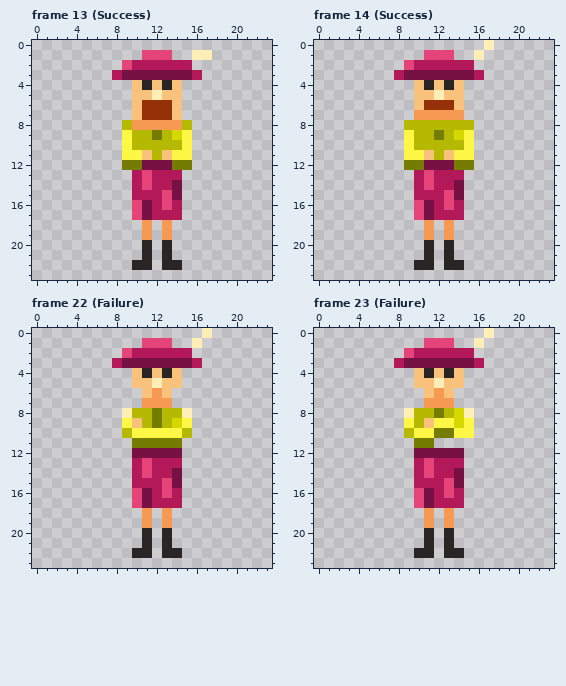
Two versions of one pixel-art file, assets/images/sink_strict_lady.aseprite. This is how it looked before the edit.
24x24 pixels, 50 frames. Shown: frame 13 (Success), frame 14 (Success), frame 22 (Failure), frame 23 (Failure). The commit also changed other frames, which this record leaves out.
The result:
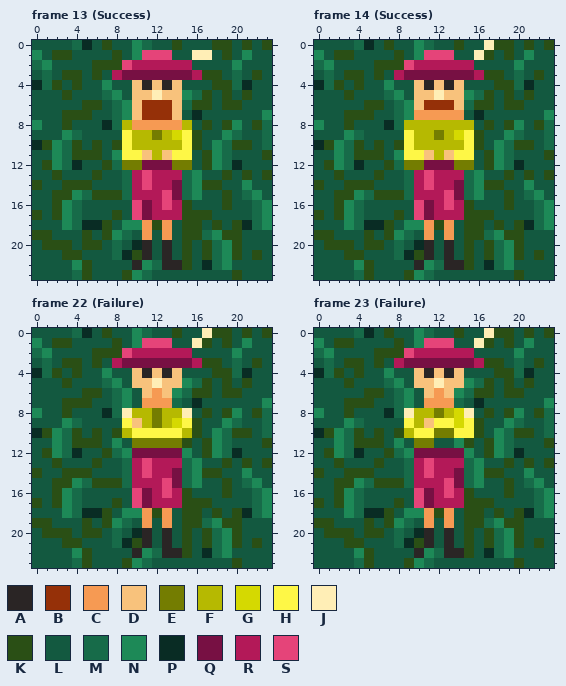
Palette (. is transparent): A #2a2525  B #953008  C #f69a53  D #f8c27c  E #747d01  F #b6b901  G #d5d901  H #fef746  J #ffeeb6  K #2a4f15  L #135940  M #176b49  N #1d8957  P #092c24  Q #771043  R #b31958  S #e54479
Edits made:
layer "Layer 2" added
layer "Layer 3" added
Frame 13 (Success), layers "Layer 3", "Layer 2":
y 0: x 0..23 ........................ -> LLLLMPLKLLNMLLKLLLKKLKLK
y 1: x 0..10 ........... -> NLKKLLLLKLN; x 14..15 .. -> LL; x 18..23 ...... -> LKLNLL
y 2: x 0..8 ......... -> MNLLLLKKK; x 16..23 ........ -> LLLLNLLL
y 3: x 0..7 ........ -> LMLKKLKL; x 17..23 ....... -> KKLMLKL
y 4: x 0..9 .......... -> PMKLKLLNLL; x 15..23 ......... -> LLLKKMPLL
y 5: x 0..9 .......... -> LLLKLLLMNL; x 15..23 ......... -> NMKLKLKLL
y 6: x 0..9 .......... -> LLLLLKKLMN; x 15..23 ......... -> MKKLKKLLL
y 7: x 0..9 .......... -> LLLKKKLLMN; x 15..23 ......... -> LPLLLLLLN
y 8: x 0..8 ......... -> NLLKLLLPM; x 16..23 ........ -> LKLKNLKM
y 9: x 0..8 ......... -> LLLNMLLLL; x 16..23 ........ -> KLLNMLLM
y 10: x 0..8 ......... -> PKNMKLKLK; x 16..23 ........ -> KLNMKKLM
y 11: x 0..8 ......... -> LLNMKKKLN; x 16..23 ........ -> LKNMLLLK
y 12: x 0..8 ......... -> LKNMPLLKM; x 16..23 ........ -> LKNMPLLL
y 13: x 0..9 .......... -> LLKLLLKLLM; x 15..23 ......... -> MNLLKLKLK
y 14: x 0..9 .......... -> KLLKKKLLLM; x 15..23 ......... -> MNKKLLNLL
y 15: x 0..9 .......... -> LLKKNMKKKM; x 15..23 ......... -> MNLLKLMNL
y 16: x 0..9 .......... -> LLKNMLLLLL; x 15..23 ......... -> KLLLKLLMN
y 17: x 0..9 .......... -> KLKNMLLLKL; x 15..23 ......... -> KKKLLLLMN
y 18: x 0..10 ........... -> LLLNMPPKLNN; x 12 . -> K; x 14..23 .......... -> LKKLKLKPMN
y 19: x 0..10 ........... -> KKLLLKLKNML; x 12 . -> L; x 14..23 .......... -> LKKMNKKLLL
y 20: x 0..10 ........... -> LKKKLKKLMLP; x 12 . -> L; x 14..23 .......... -> LKLKMNKLLL
y 21: x 0..10 ........... -> LLLKKLLLMPK; x 12 . -> L; x 14..23 .......... -> LKLKMNKLKL
y 22: x 0..9 .......... -> LLLLNKLLLL; x 11..12 A. -> NM; x 15..23 ......... -> KLPMNLLLL
y 23: x 0..23 ........................ -> LLLLMKLLLKNMLLLLLLLLKLLL
Frame 14 (Success), layers "Layer 3", "Layer 2":
y 0: x 0..16 ................. -> LLLLMPLKLLNMLLKLL; x 18..23 ...... -> KKLKLK
y 1: x 0..10 ........... -> NLKKLLLLKLN; x 14..15 .. -> LL; x 17..23 ....... -> KLKLNLL
y 2: x 0..8 ......... -> MNLLLLKKK; x 16..23 ........ -> LLLLNLLL
y 3: x 0..7 ........ -> LMLKKLKL; x 17..23 ....... -> KKLMLKL
y 4: x 0..9 .......... -> PMKLKLLNLL; x 15..23 ......... -> LLLKKMPLL
y 5: x 0..9 .......... -> LLLKLLLMNL; x 15..23 ......... -> NMKLKLKLL
y 6: x 0..9 .......... -> LLLLLKKLMN; x 15..23 ......... -> MKKLKKLLL
y 7: x 0..9 .......... -> LLLKKKLLMN; x 15..23 ......... -> LPLLLLLLN
y 8: x 0..8 ......... -> NLLKLLLPM; x 16..23 ........ -> LKLKNLKM
y 9: x 0..8 ......... -> LLLNMLLLL; x 16..23 ........ -> KLLNMLLM
y 10: x 0..8 ......... -> PKNMKLKLK; x 16..23 ........ -> KLNMKKLM
y 11: x 0..8 ......... -> LLNMKKKLN; x 16..23 ........ -> LKNMLLLK
y 12: x 0..8 ......... -> LKNMPLLKM; x 16..23 ........ -> LKNMPLLL
y 13: x 0..9 .......... -> LLKLLLKLLM; x 15..23 ......... -> MNLLKLKLK
y 14: x 0..9 .......... -> KLLKKKLLLM; x 15..23 ......... -> MNKKLLNLL
y 15: x 0..9 .......... -> LLKKNMKKKM; x 15..23 ......... -> MNLLKLMNL
y 16: x 0..9 .......... -> LLKNMLLLLL; x 15..23 ......... -> KLLLKLLMN
y 17: x 0..9 .......... -> KLKNMLLLKL; x 15..23 ......... -> KKKLLLLMN
y 18: x 0..10 ........... -> LLLNMPPKLNN; x 12 . -> K; x 14..23 .......... -> LKKLKLKPMN
y 19: x 0..10 ........... -> KKLLLKLKNML; x 12 . -> L; x 14..23 .......... -> LKKMNKKLLL
y 20: x 0..10 ........... -> LKKKLKKLMLP; x 12 . -> L; x 14..23 .......... -> LKLKMNKLLL
y 21: x 0..10 ........... -> LLLKKLLLMPK; x 12 . -> L; x 14..23 .......... -> LKLKMNKLKL
y 22: x 0..9 .......... -> LLLLNKLLLL; x 11..12 A. -> NM; x 15..23 ......... -> KLPMNLLLL
y 23: x 0..23 ........................ -> LLLLMKLLLKNMLLLLLLLLKLLL
Frame 22 (Failure), layers "Layer 3", "Layer 2":
y 0: x 0..16 ................. -> LLLLMPLKLLNMLLKLL; x 18..23 ...... -> KKLKLK
y 1: x 0..10 ........... -> NLKKLLLLKLN; x 14..15 .. -> LL; x 17..23 ....... -> KLKLNLL
y 2: x 0..8 ......... -> MNLLLLKKK; x 16..23 ........ -> LLLLNLLL
y 3: x 0..7 ........ -> LMLKKLKL; x 17..23 ....... -> KKLMLKL
y 4: x 0..9 .......... -> PMKLKLLNLL; x 15..23 ......... -> LLLKKMPLL
y 5: x 0..9 .......... -> LLLKLLLMNL; x 15..23 ......... -> NMKLKLKLL
y 6: x 0..10 ........... -> LLLLLKKLMNL; x 14..23 .......... -> NMKKLKKLLL
y 7: x 0..10 ........... -> LLLKKKLLMNL; x 14..23 .......... -> MLPLLLLLLN
y 8: x 0..8 ......... -> NLLKLLLPM; x 16..23 ........ -> LKLKNLKM
y 9: x 0..8 ......... -> LLLNMLLLL; x 16..23 ........ -> KLLNMLLM
y 10: x 0..8 ......... -> PKNMKLKLK; x 16..23 ........ -> KLNMKKLM
y 11: x 0..9 .......... -> LLNMKKKLNL; x 15..23 ......... -> KLKNMLLLK
y 12: x 0..9 .......... -> LKNMPLLKMN; x 15..23 ......... -> NLKNMPLLL
y 13: x 0..9 .......... -> LLKLLLKLLM; x 15..23 ......... -> MNLLKLKLK
y 14: x 0..9 .......... -> KLLKKKLLLM; x 15..23 ......... -> MNKKLLNLL
y 15: x 0..9 .......... -> LLKKNMKKKM; x 15..23 ......... -> MNLLKLMNL
y 16: x 0..9 .......... -> LLKNMLLLLL; x 15..23 ......... -> KLLLKLLMN
y 17: x 0..9 .......... -> KLKNMLLLKL; x 15..23 ......... -> KKKLLLLMN
y 18: x 0..10 ........... -> LLLNMPPKLNN; x 12 . -> K; x 14..23 .......... -> LKKLKLKPMN
y 19: x 0..10 ........... -> KKLLLKLKNML; x 12 . -> L; x 14..23 .......... -> LKKMNKKLLL
y 20: x 0..10 ........... -> LKKKLKKLMLP; x 12 . -> L; x 14..23 .......... -> LKLKMNKLLL
y 21: x 0..10 ........... -> LLLKKLLLMPK; x 12 . -> L; x 14..23 .......... -> LKLKMNKLKL
y 22: x 0..9 .......... -> LLLLNKLLLL; x 11..12 A. -> NM; x 15..23 ......... -> KLPMNLLLL
y 23: x 0..23 ........................ -> LLLLMKLLLKNMLLLLLLLLKLLL
Frame 23 (Failure), layers "Layer 3", "Layer 2":
y 0: x 0..16 ................. -> LLLLMPLKLLNMLLKLL; x 18..23 ...... -> KKLKLK
y 1: x 0..10 ........... -> NLKKLLLLKLN; x 14..15 .. -> LL; x 17..23 ....... -> KLKLNLL
y 2: x 0..8 ......... -> MNLLLLKKK; x 16..23 ........ -> LLLLNLLL
y 3: x 0..7 ........ -> LMLKKLKL; x 17..23 ....... -> KKLMLKL
y 4: x 0..9 .......... -> PMKLKLLNLL; x 15..23 ......... -> LLLKKMPLL
y 5: x 0..9 .......... -> LLLKLLLMNL; x 15..23 ......... -> NMKLKLKLL
y 6: x 0..10 ........... -> LLLLLKKLMNL; x 14..23 .......... -> NMKKLKKLLL
y 7: x 0..10 ........... -> LLLKKKLLMNL; x 14..23 .......... -> MLPLLLLLLN
y 8: x 0..8 ......... -> NLLKLLLPM; x 16..23 ........ -> LKLKNLKM
y 9: x 0..8 ......... -> LLLNMLLLL; x 16..23 ........ -> KLLNMLLM
y 10: x 0..8 ......... -> PKNMKLKLK; x 16..23 ........ -> KLNMKKLM
y 11: x 0..9 .......... -> LLNMKKKLNL; x 12..23 ............ -> LLNKLKNMLLLK
y 12: x 0..9 .......... -> LKNMPLLKMN; x 15..23 ......... -> NLKNMPLLL
y 13: x 0..9 .......... -> LLKLLLKLLM; x 15..23 ......... -> MNLLKLKLK
y 14: x 0..9 .......... -> KLLKKKLLLM; x 15..23 ......... -> MNKKLLNLL
y 15: x 0..9 .......... -> LLKKNMKKKM; x 15..23 ......... -> MNLLKLMNL
y 16: x 0..9 .......... -> LLKNMLLLLL; x 15..23 ......... -> KLLLKLLMN
y 17: x 0..9 .......... -> KLKNMLLLKL; x 15..23 ......... -> KKKLLLLMN
y 18: x 0..10 ........... -> LLLNMPPKLNN; x 12 . -> K; x 14..23 .......... -> LKKLKLKPMN
y 19: x 0..10 ........... -> KKLLLKLKNML; x 12 . -> L; x 14..23 .......... -> LKKMNKKLLL
y 20: x 0..10 ........... -> LKKKLKKLMLP; x 12 . -> L; x 14..23 .......... -> LKLKMNKLLL
y 21: x 0..10 ........... -> LLLKKLLLMPK; x 12 . -> L; x 14..23 .......... -> LKLKMNKLKL
y 22: x 0..9 .......... -> LLLLNKLLLL; x 11..12 A. -> NM; x 15..23 ......... -> KLPMNLLLL
y 23: x 0..23 ........................ -> LLLLMKLLLKNMLLLLLLLLKLLL
Changed places in both pictures, as pixel boxes (x1, y1, x2, y2):
changed: (32, 40, 272, 280)
changed: (314, 40, 554, 280)
changed: (32, 328, 272, 568)
changed: (314, 328, 554, 568)
